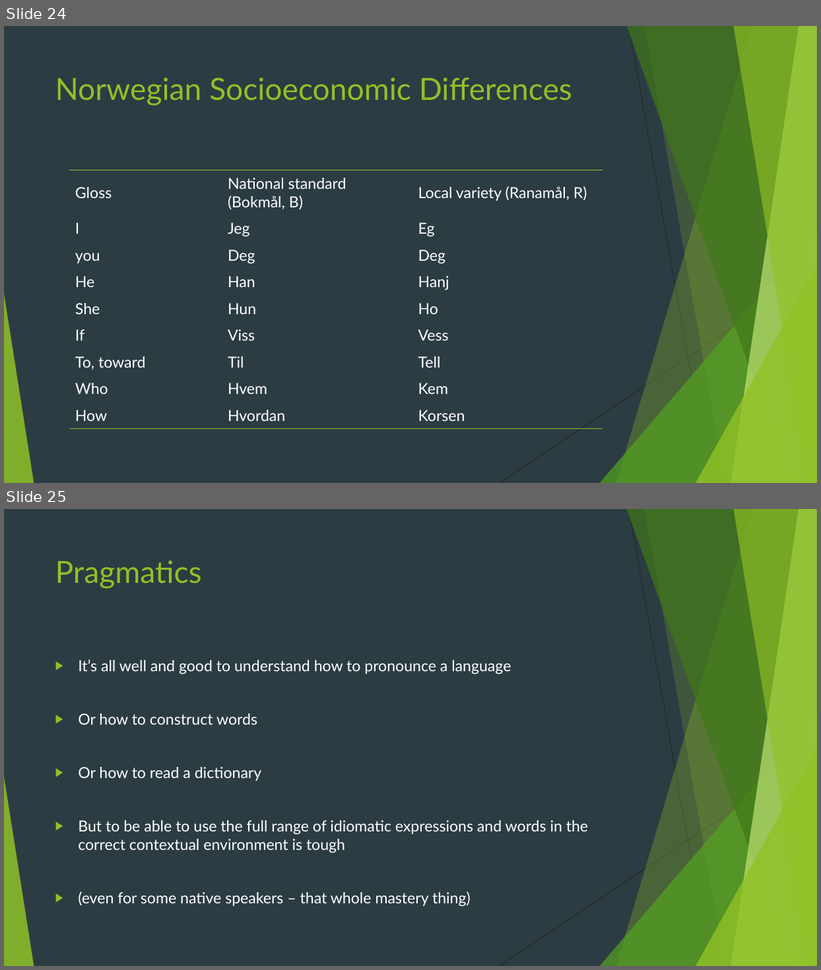
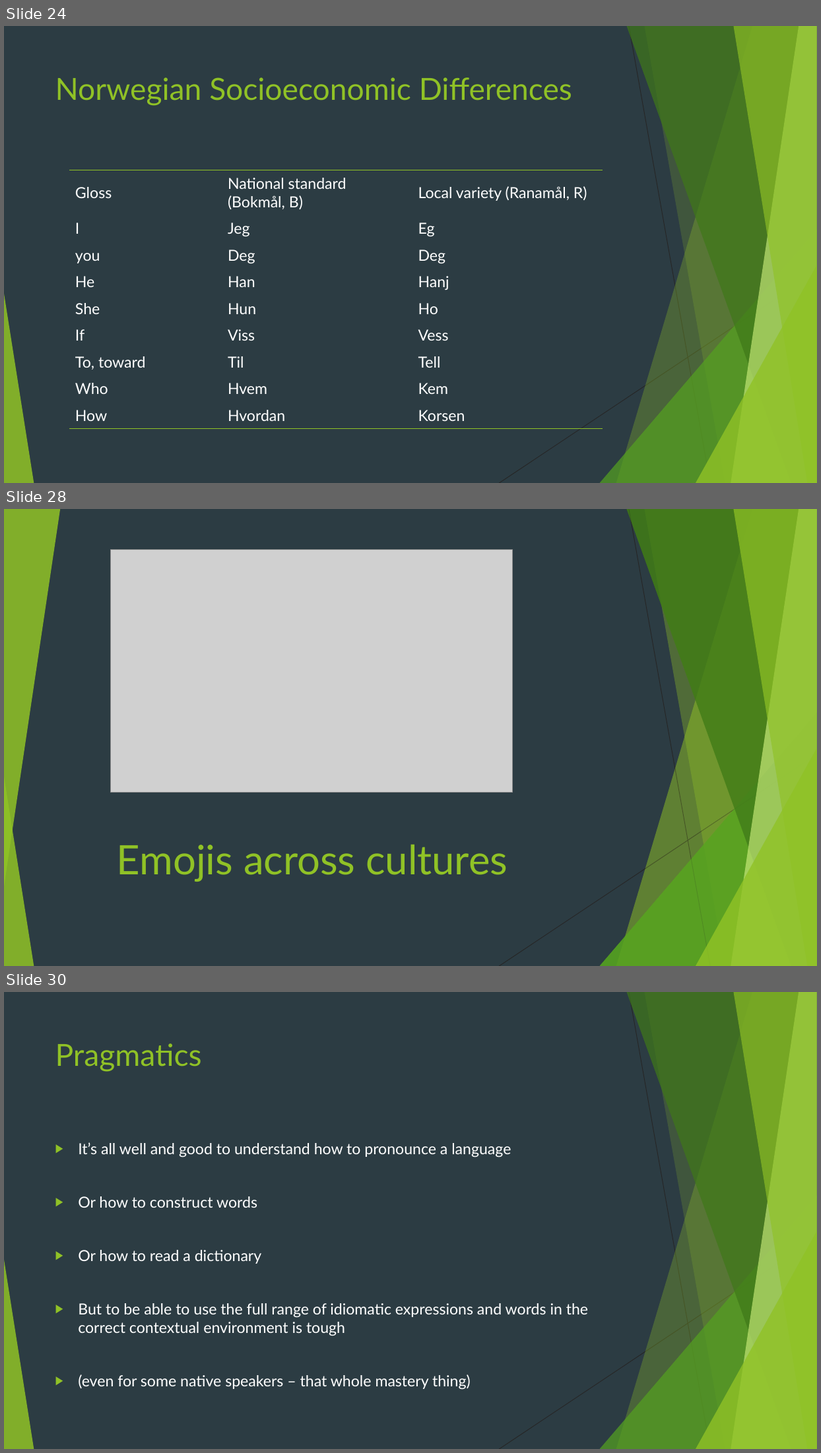
Before and after one commit to krownniuqjk/Lectures, a slide deck: Short Course in Linguistics Wk 5.pptx. Shown one above the other, each under a label of ours: slides 24 and 25 before the commit, slides 24, 28 and 30 after it; the slides between them are not shown. The pictures are 821x970 and 821x1453 pixels, drawn with LibreOffice and Linux fonts; fonts in the diff are those of the drawing; grey boxes stand for pictures. Boxes give left, top, right and bottom in pixels: in the first picture for what was removed or moved away, otherwise in the second. Text is boxed around its words. In the diff, an @@ line names an element or a change of style, - is before the commit and + after.

```diff
--- a/Short Course in Linguistics Wk 5.pptx
+++ b/Short Course in Linguistics Wk 5.pptx
@@ slide 28 added at (x1=4, y1=509, x2=817, y2=966), background #2C3C43; not listed: 8 template elements that a slide beside it also shows @@
@@ group added at (x1=4, y1=509, x2=817, y2=966): 5 freeform shapes, 3 triangles, 2 lines @@
@@ picture added at (x1=111, y1=550, x2=513, y2=793) @@
@@ title added at (x1=117, y1=844, x2=508, y2=882), 48 pt, text #90C226 @@
+Emojis across cultures
@@ what was slide 25 is now slide 30 @@
```
Also in this commit, not shown: 1 slide changed, 4 other slides added, 1 slide removed.
